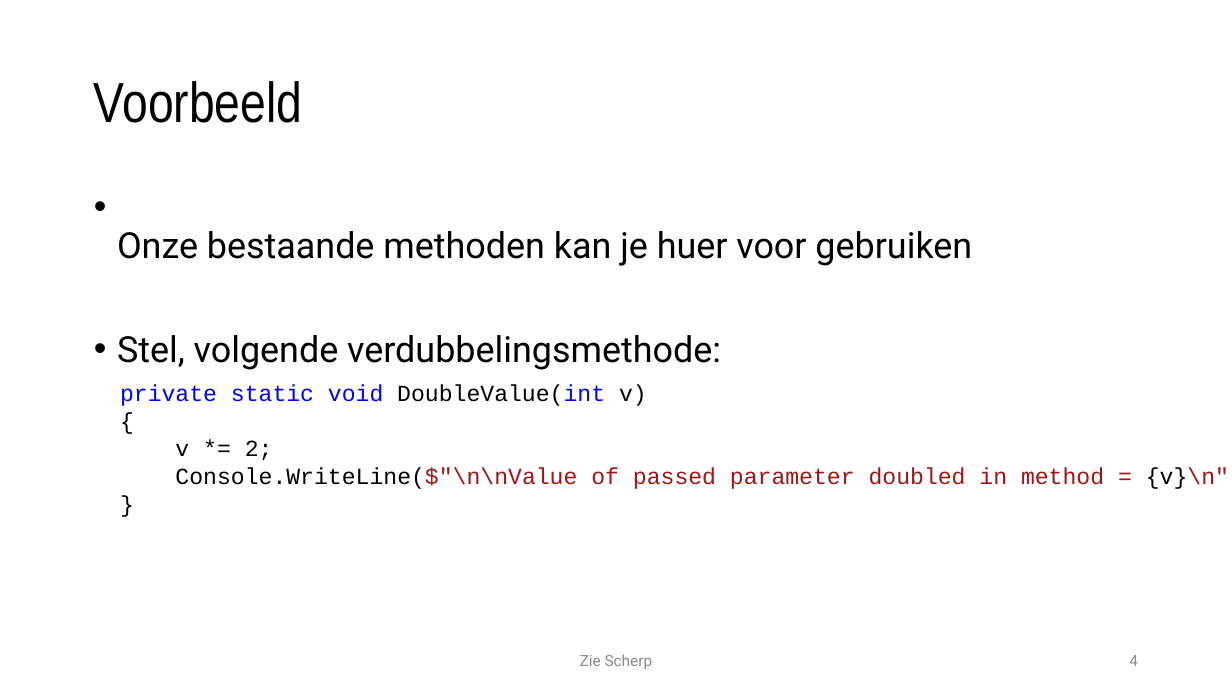
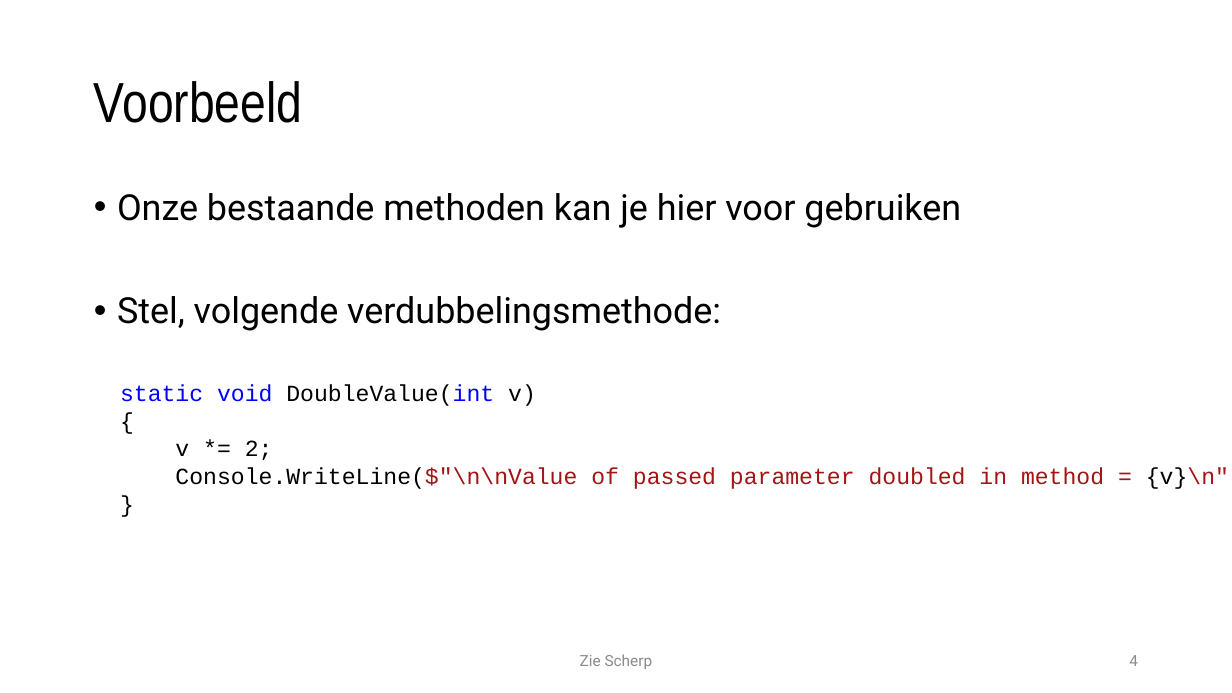
Before and after one commit to timdams/csharpbook, a slide deck: slide 4 of _SLIDES/2020_DEEL1/H8-Arrays/6c_arrays in methoden_mutidim.pptx. Drawn at 1232x693 pixels with LibreOffice and Linux fonts; fonts in the diff are those of the drawing; background and template pictures are left out. Boxes give left, top, right and bottom in pixels: in the first picture for what was removed or moved away, otherwise in the second. Text is boxed around its words. In the diff, an @@ line names an element or a change of style, - is before the commit and + after.

```diff
--- a/_SLIDES/2020_DEEL1/H8-Arrays/6c_arrays in methoden_mutidim.pptx
+++ b/_SLIDES/2020_DEEL1/H8-Arrays/6c_arrays in methoden_mutidim.pptx
@@ text at bbox=[117, 193, 961, 228]: text changed @@
-• Onze bestaande methoden kan je huer voor gebruiken
+• Onze bestaande methoden kan je hier voor gebruiken
@@ text at bbox=[120, 384, 536, 406]: text changed; text colour #0000FF to #000000 @@
-private static void DoubleValue(int v)
+static void DoubleValue(int v)
```
Also in this commit, not shown: 4 other slides changed, 2 other files.
